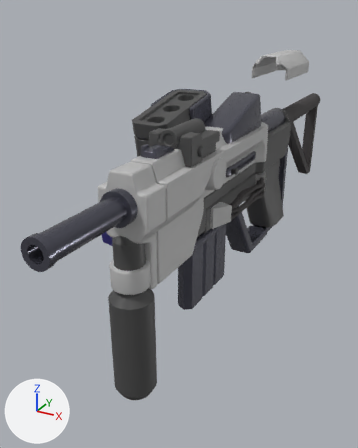
A saved change to the glTF model assets/3D Models/Gun/Gun.glb.
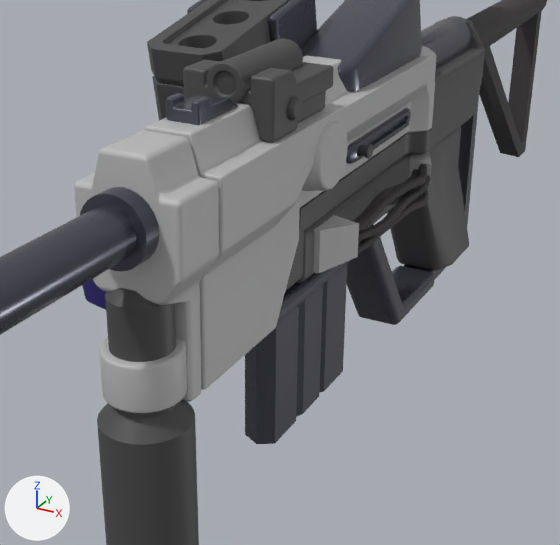
Each version appears first whole from a 50 mm lens placed at (4.92, -11.29, 4.42), pointed at (-1.22, -0.14, -1.15), and next in a close-up on the part from 17% to 91% of the width and 22% to 80% of the height. Arrows for +X, +Y and +Z are at lower left; the lights stay in place. Where no turn or scale is listed for an object, it has been applied to the vertices.

Script lines for the objects in view, before the commit:
```python
me_cube = bpy.data.meshes.new('Cube')
me_cube.from_pydata(...)  # 312 vertices, 580 faces; spans x -0.55..0.55, y -1.78..4.28, z -0.33..0.99
me_cube.materials.append(mat_dark_grey_001)  # dark grey #4b4b4b
me_cube_012 = bpy.data.meshes.new('Cube.012')
me_cube_012.from_pydata(...)  # 284 vertices, 564 faces; spans x -0.41..0.41, y -1.45..1.04, z 0.03..1.26
me_cube_012.materials.append(mat_metal_001)  # dark grey #585864
me_cylinder = bpy.data.meshes.new('Cylinder')
me_cylinder.from_pydata(...)  # 610 vertices, 1216 faces; spans x -0.207..0.207, y -0.207..1.135, z -0.207..0.207
me_cylinder.materials.append(mat_dark_grey_001)  # dark grey #4b4b4b
ob_cube = bpy.data.objects.new('Cube', me_cube)
ob_cube.location = (0.0, 0.0, 0.43)
ob_cube_012 = bpy.data.objects.new('Cube.012', me_cube_012)
ob_cube_012.location = (0.0, 0.66, 1.07)
ob_cylinder_003 = bpy.data.objects.new('Cylinder.003', me_cylinder)
ob_cylinder_003.location = (0.0, -2.59, 1.96)
# also in view: 'Cube.008' at (0.0, -2.06, 1.75); 'Cube.005' at (0.0, 4.04, -0.88); 'Cube.001' at (0.0, 0.38, -1.52); 'Cube.007' at (0.04, -1.03, 0.61); 'Cube.009' at (-0.96, -0.84, 1.36)
```
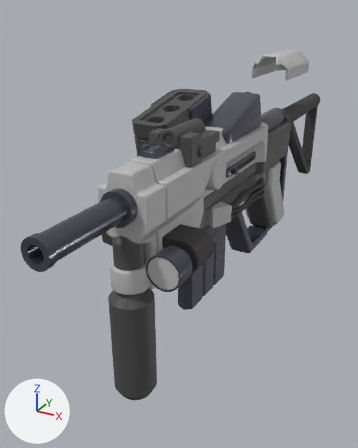
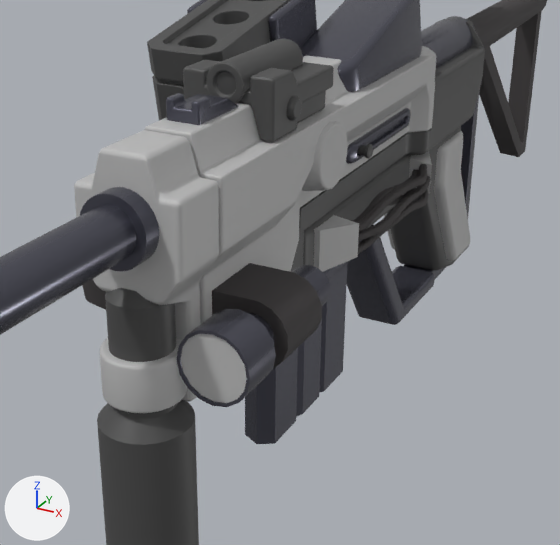
Commit message: grip pads added

What differs and where, as boxes (x1, y1, x2, y2) in the close-ups (560 x 545 px):
'Cylinder.006', added (black)
    after: (212, 263, 322, 369)
'Flashlight', added
    after: (176, 265, 331, 407)
'cover', added
    after: (181, 334, 247, 403)
'GripPads', added
    after: (384, 131, 470, 260)

The change, as a diff of the scene's bpy script:
```diff
--- a/assets/3D Models/Gun/Gun.glb.py
+++ b/assets/3D Models/Gun/Gun.glb.py
@@ mat_black_001 @@
+mat_black_001 = principled_material('Black.001')
+mat_black_001.base_color = (0.0495, 0.0444, 0.0456)  # black #3f3b3c
+mat_black_001.roughness = 0.728
@@ me_cube_015 @@
+me_cube_015.from_pydata(...)  # 162 vertices, 320 faces; spans x -0.59..0.56, y 2.37..4.31, z -2.55..-0.43
+me_cube_015.materials.append(mat_light_grey)  # grey #bdbdbd
@@ me_cylinder_013 @@
+me_cylinder_013.from_pydata(...)  # 20 vertices, 36 faces; spans x -0.691..0.384, y -0.366..0.366, z -0.312..0.412
+me_cylinder_013.materials.append(mat_black_001)  # black #3f3b3c
@@ me_cylinder_012 @@
+me_cylinder_012.from_pydata(...)  # a 16-sided cylinder along y spanning x -0.355..0.332, y -0.135..-0.001, z -0.361..0.325
+me_cylinder_012.materials.append(mat_light_grey_001)  # grey #bdbdbd
@@ me_cylinder_005 @@
+me_cylinder_005.from_pydata(...)  # 176 vertices, 348 faces; spans x -0.37..0.37, y -1.9..0.05, z -0.37..0.37
+me_cylinder_005.materials.append(mat_metal)  # dark grey #585864
@@ ob_grippads @@
+ob_grippads = bpy.data.objects.new('GripPads', me_cube_015)
+ob_grippads.location = (0.0, 0.0, 0.43)
@@ ob_cylinder_006 @@
+ob_cylinder_006 = bpy.data.objects.new('Cylinder.006', me_cylinder_013)
+ob_cylinder_006.location = (0.76, -3.28, -0.17)
@@ ob_cover @@
+ob_cover = bpy.data.objects.new('cover', me_cylinder_012)
+ob_cover.location = (0.78, -4.22, -0.1)
@@ ob_flashlight @@
+ob_flashlight = bpy.data.objects.new('Flashlight', me_cylinder_005)
+ob_flashlight.location = (0.77, -2.47, -0.12)
```
